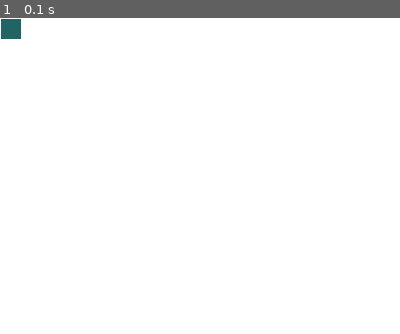
Above: before the commit, frame 1.
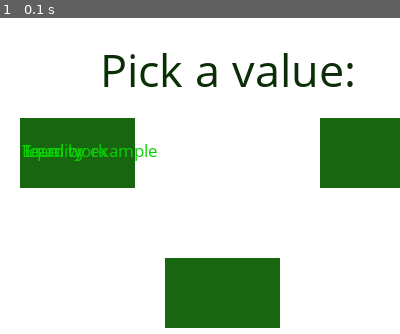
Above: after the commit, the same moment.

Repository: meet-projects/xperiencevalues-yl1-2014
Game: pygame game, started from pygameproject.py
Same seed, same stepped clock (60 frames per second), same inputs: the game is played once before the commit and once after it. The source is Python 2; it was converted automatically to run under Python 3.
Inputs:
- Up to frame 1 (0.1 s): no input

The runs differ from the first frame. In frame 1, 20% of the frame differs, in the area x 0-100%, y 0-99%.

Commit message:
first page

Diff:
--- a/buttonclass.py
+++ b/buttonclass.py
@@ -6,16 +6,20 @@
 		self.locationx = locationx
 		self.locationy= locationy
 
-		button_rec = pygame.Rect(locationx,locationy,sizex,sizey)
-		button_su = pygame.Surface([sizex,sizey])
-		main_screen.blit(button_su,button_rec)
+
+		self.button_rec = pygame.Rect(locationx,locationy,sizex,sizey)
+		self.button_su = pygame.Surface([sizex,sizey])
+		self.button_su.fill((25,102,16))
+	def draw(self, main_screen):
+		main_screen.blit(self.button_su, self.button_rec)
+
 #everything below this is a test
 
 if __name__=="__main__":
 	pygame.init()
 	main_screen = pygame.display.set_mode((600,600))
 	main_screen.fill((255,255,255))
-	b=button(100,100,120,120)
+	b=button(100,100,120,120,)
 	while True:
 		ev = pygame.event.poll()
 		if ev.type == pygame.MOUSEBUTTONDOWN:
--- a/pygameproject.py
+++ b/pygameproject.py
@@ -1,19 +1,36 @@
 import pygame
+import buttonclass
 
 if __name__=="__main__":
-	pygame.init()
-	main_screen = pygame.display.set_mode((400, 400))
-	main_screen.fill((255,255,255))
-	button_rec = pygame.Rect(1,1,3000,3000)
-	button_su = pygame.Surface([20, 20])
-	button_su.fill((34,100,100))
-	main_screen.blit(button_su, button_rec)
+    pygame.init()
+    main_screen = pygame.display.set_mode((400, 400))
+    main_screen.fill((255,255,255))
+    myfont = pygame.font.SysFont("ComicSansMS", 48)
+    label = myfont.render("Pick a value:", 1, (11,46,7))
+    main_screen.blit(label, (100, 20))
+    button=buttonclass.button(115, 70,20,100)
+    button.draw(main_screen)
+    myfont = pygame.font.SysFont("ComicSansMS", 18)
+    label = myfont.render(" Lead by example", 1, (11,206,7))
+    main_screen.blit(label, (22, 120))
+    button2=buttonclass.button(115, 70,320,100)
+    button2.draw(main_screen)
+    myfont = pygame.font.SysFont("ComicSansMS", 18)
+    label = myfont.render("Equality", 1, (11,206,7))
+    main_screen.blit(label, (22, 120))
+    button3=buttonclass.button(115, 70,165,240)
+    button3.draw(main_screen)
+    myfont = pygame.font.SysFont("ComicSansMS", 18)
+    label = myfont.render("Team work", 1, (11,206,7))
+    main_screen.blit(label, (22, 120))
 
-while True:
+
+
+    while True:
         ev = pygame.event.poll()
 
         if ev.type == pygame.MOUSEBUTTONDOWN:
             x, y = ev.pos
-            if button_rec.collidepoint(x, y):
-                print "you clicked me!"
+            # if button_rec.collidepoint(x, y):
+                # print "you clicked me!"
         pygame.display.flip()
Not shown, added: buttonclass.pyc
